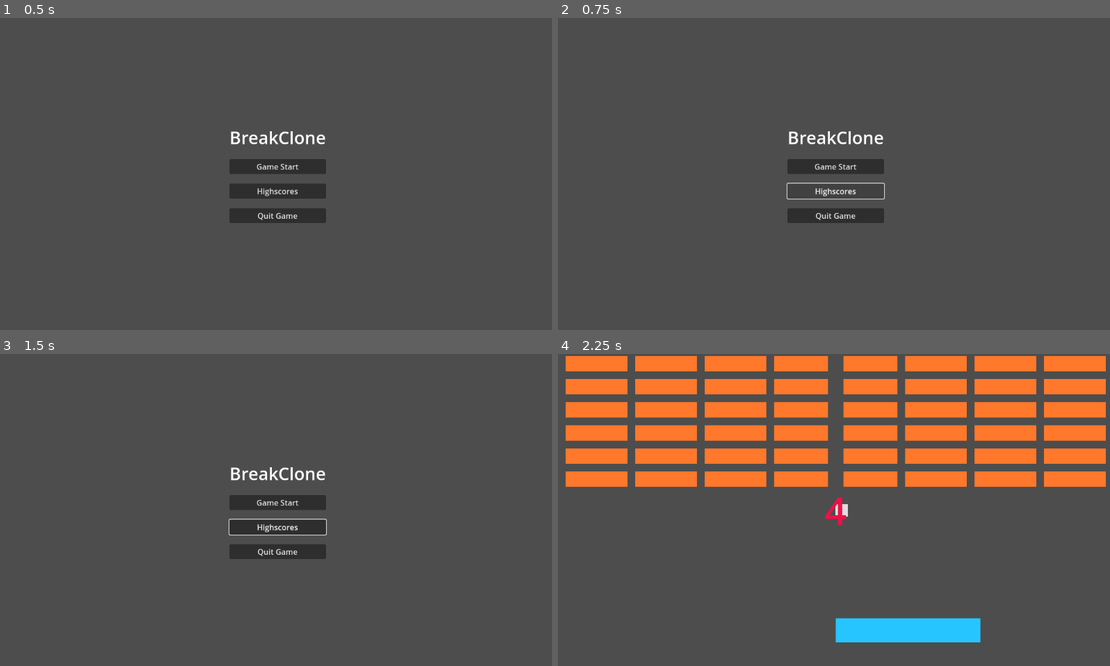
Above: before the commit, frames 1-4 (two rows, left to right).
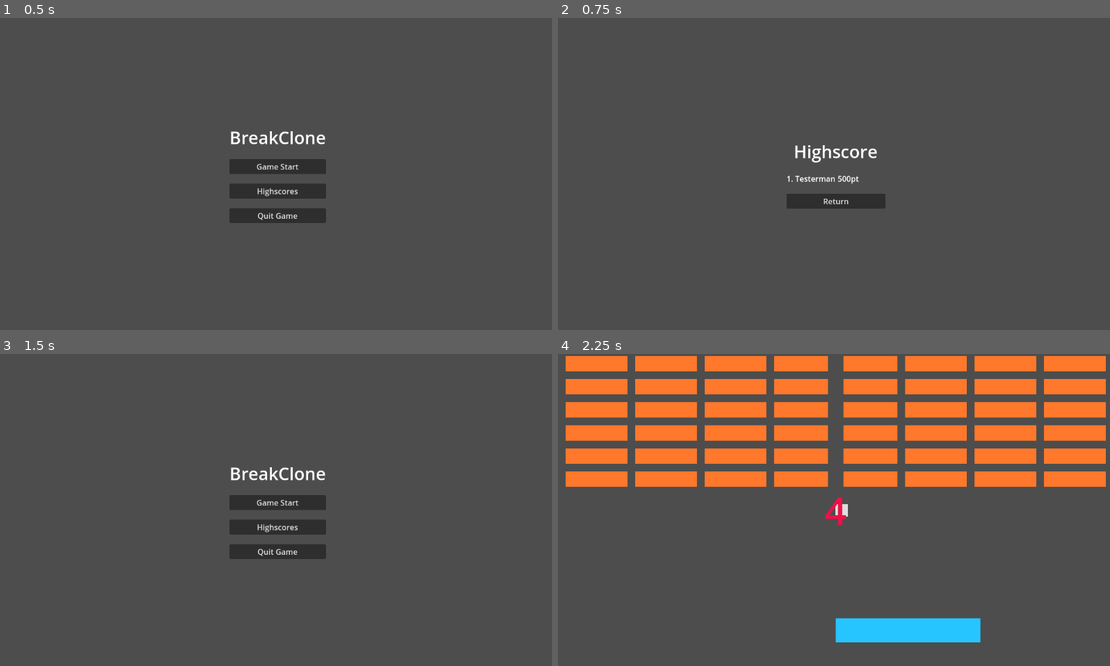
Above: after the commit, the same moments.

Repository: KeiGar/OrbFall
Game: Godot game, scene res://scenes/menus/main_menu_controls.tscn
The game is run twice, just before and just after one commit, with the same random seed, the same clock (stepped at 60 frames per second) and the same inputs.
Inputs (mouse positions are in pixels of both pictures, inside the frame that each line leads up to):
- Up to frame 1 (0.5 s): no input
- Up to frame 2 (0.75 s): click "Highscores" at 0.5 s
- Up to frame 3 (1.5 s): click (276, 538) at 1.25 s, where only the run after the commit has a clickable "Return"
- Up to frame 4 (2.25 s): click "Game Start" at 2 s

Frame 1 is identical in both runs. In frame 2, 2.9% of the frame differs, in the area x 41-60%, y 36-66%; in frame 3, 0.1%; in frame 4, nothing differs.

Commit message:
sketch of highscore screen implemented

Diff:
--- /dev/null
+++ b/scenes/menus/highscore_menu.tscn
@@ -0,0 +1,52 @@
+[gd_scene load_steps=3 format=3 uid="uid://dymimjcrkx72l"]
+
+[ext_resource type="Script" uid="uid://d4b10t5ymxudx" path="res://scripts/menus/highscore_menu.gd" id="1_3pnpd"]
+
+[sub_resource type="LabelSettings" id="LabelSettings_3pnpd"]
+font_size = 36
+
+[node name="HighscoreMenu" type="BoxContainer"]
+anchors_preset = 8
+anchor_left = 0.5
+anchor_top = 0.5
+anchor_right = 0.5
+anchor_bottom = 0.5
+offset_left = -102.5
+offset_top = -72.0
+offset_right = 102.5
+offset_bottom = 72.0
+grow_horizontal = 2
+grow_vertical = 2
+theme_override_constants/separation = 20
+alignment = 1
+vertical = true
+script = ExtResource("1_3pnpd")
+
+[node name="Label" type="Label" parent="."]
+layout_mode = 2
+text = "Highscore"
+label_settings = SubResource("LabelSettings_3pnpd")
+horizontal_alignment = 1
+
+[node name="GridContainer" type="GridContainer" parent="."]
+layout_mode = 2
+size_flags_stretch_ratio = 1.05
+columns = 3
+
+[node name="Label" type="Label" parent="GridContainer"]
+layout_mode = 2
+text = "1."
+
+[node name="Label2" type="Label" parent="GridContainer"]
+layout_mode = 2
+text = "Testerman"
+
+[node name="Label3" type="Label" parent="GridContainer"]
+layout_mode = 2
+text = "500pt"
+
+[node name="Btn_Return" type="Button" parent="."]
+layout_mode = 2
+text = "Return"
+
+[connection signal="pressed" from="Btn_Return" to="." method="_on_btn_return_pressed"]
--- a/scenes/menus/main_menu_controls.tscn
+++ b/scenes/menus/main_menu_controls.tscn
@@ -42,4 +42,5 @@
 
 [connection signal="pressed" from="Btn_Start" to="." method="_on_btn_start_pressed"]
 [connection signal="pressed" from="Btn_Start" to="Btn_Start" method="_on_pressed"]
+[connection signal="pressed" from="Btn_Highscores" to="." method="_on_btn_highscores_pressed"]
 [connection signal="pressed" from="Btn_QuitGame" to="." method="_on_btn_quit_game_pressed"]
--- /dev/null
+++ b/scripts/menus/highscore_menu.gd
@@ -0,0 +1,4 @@
+extends BoxContainer
+
+func _on_btn_return_pressed() -> void:
+	get_tree().change_scene_to_file("res://scenes/menus/main_menu_controls.tscn")
--- a/scripts/menus/main_menu_controls.gd
+++ b/scripts/menus/main_menu_controls.gd
@@ -1,9 +1,12 @@
 extends BoxContainer
 const GAME = preload("uid://dld6rt8cylm2")
+const HIGHSCORE_MENU = preload("uid://dymimjcrkx72l")
 
 func _on_btn_start_pressed() -> void:
 	get_tree().change_scene_to_packed(GAME)
 
-
 func _on_btn_quit_game_pressed() -> void:
 	get_tree().quit(0)
+
+func _on_btn_highscores_pressed() -> void:
+	get_tree().change_scene_to_packed(HIGHSCORE_MENU)
Not shown, added: scripts/menus/highscore_menu.gd.uid
